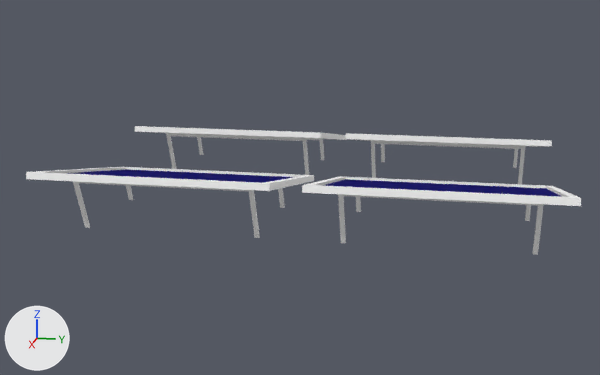
The Blender file Graphics/SolarPanels.blend, before and after one commit.
The view is the same before and after, from a 50 mm camera at (15.48, 2.5, 4.11) aimed at (0.22, -0.56, 0.29). The lights are fixed; the arrows at lower left show +X, +Y and +Z.

The scene before the commit, as lines of its bpy script (objects in view):
```python
ob_cube_001 = bpy.data.objects.new('Cube.001', me_cube_029)
ob_cube_001.location = (-2.16, -2.18, 0.87)
ob_cube_001.rotation_euler = (0.189, 0.0, 4.712)  # degrees (11, 0, 270)
ob_cube_001.scale = (1.93, 1.85, 1.03)
ob_cube_002 = bpy.data.objects.new('Cube.002', me_cube_020)
ob_cube_002.location = (-2.16, 2.16, 0.87)
ob_cube_002.rotation_euler = (0.189, 0.0, 4.712)  # degrees (11, 0, 270)
ob_cube_002.scale = (1.93, 1.85, 1.03)
ob_cube_003 = bpy.data.objects.new('Cube.003', me_cube_030)
ob_cube_003.location = (2.18, 2.16, 0.87)
ob_cube_003.rotation_euler = (0.189, 0.0, 4.712)  # degrees (11, 0, 270)
ob_cube_003.scale = (1.93, 1.85, 1.03)
ob_cube_004 = bpy.data.objects.new('Cube.004', me_cube_031)
ob_cube_004.location = (2.18, -2.18, 0.87)
ob_cube_004.rotation_euler = (0.189, 0.0, 4.712)  # degrees (11, 0, 270)
ob_cube_004.scale = (1.93, 1.85, 1.03)
```
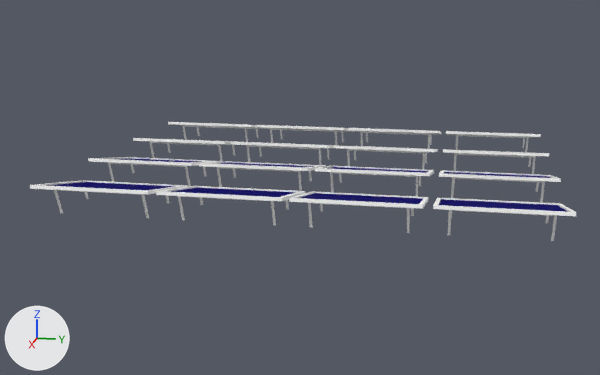
Edits to the bpy script that builds the scene:
```text
Change ob_cube_002:
    ob_cube_002.location: (-2.16, 2.16, 0.87) -> (-3.08, 3.08, 0.87)
    ob_cube_002.scale: (1.93, 1.85, 1.03) -> (0.964, 0.923, 0.516)
Change ob_cube_001:
    ob_cube_001.location: (-2.16, -2.18, 0.87) -> (-3.08, 1.01, 0.87)
    ob_cube_001.scale: (1.93, 1.85, 1.03) -> (0.964, 0.923, 0.516)
Change ob_cube_003:
    ob_cube_003.location: (2.18, 2.16, 0.87) -> (-1.02, 3.08, 0.87)
    ob_cube_003.scale: (1.93, 1.85, 1.03) -> (0.964, 0.923, 0.516)
Change ob_cube_004:
    ob_cube_004.location: (2.18, -2.18, 0.87) -> (-1.02, 1.01, 0.87)
    ob_cube_004.scale: (1.93, 1.85, 1.03) -> (0.964, 0.923, 0.516)
Add ob_cube_016:
    ob_cube_016 = bpy.data.objects.new('Cube.016', me_cube_031.copy())  # the mesh of ob_cube_004
    ob_cube_016.location = (3.1, -3.1, 0.87)
    ob_cube_016.rotation_euler = (0.189, 0.0, 4.712)  # degrees (11, 0, 270)
    ob_cube_016.scale = (0.964, 0.923, 0.516)
Add ob_cube_015:
    ob_cube_015 = bpy.data.objects.new('Cube.015', me_cube_031.copy())  # the mesh of ob_cube_004
    ob_cube_015.location = (3.1, -1.03, 0.87)
    ob_cube_015.rotation_euler = (0.189, 0.0, 4.712)  # degrees (11, 0, 270)
    ob_cube_015.scale = (0.964, 0.923, 0.516)
Add ob_cube_014:
    ob_cube_014 = bpy.data.objects.new('Cube.014', me_cube_031.copy())  # the mesh of ob_cube_004
    ob_cube_014.location = (1.04, -1.03, 0.87)
    ob_cube_014.rotation_euler = (0.189, 0.0, 4.712)  # degrees (11, 0, 270)
    ob_cube_014.scale = (0.964, 0.923, 0.516)
Add ob_cube_013:
    ob_cube_013 = bpy.data.objects.new('Cube.013', me_cube_031.copy())  # the mesh of ob_cube_004
    ob_cube_013.location = (1.04, -3.1, 0.87)
    ob_cube_013.rotation_euler = (0.189, 0.0, 4.712)  # degrees (11, 0, 270)
    ob_cube_013.scale = (0.964, 0.923, 0.516)
Add ob_cube_012:
    ob_cube_012 = bpy.data.objects.new('Cube.012', me_cube_031.copy())  # the mesh of ob_cube_004
    ob_cube_012.location = (3.1, 1.01, 0.87)
    ob_cube_012.rotation_euler = (0.189, 0.0, 4.712)  # degrees (11, 0, 270)
    ob_cube_012.scale = (0.964, 0.923, 0.516)
Add ob_cube_011:
    ob_cube_011 = bpy.data.objects.new('Cube.011', me_cube_031.copy())  # the mesh of ob_cube_004
    ob_cube_011.location = (3.1, 3.08, 0.87)
    ob_cube_011.rotation_euler = (0.189, 0.0, 4.712)  # degrees (11, 0, 270)
    ob_cube_011.scale = (0.964, 0.923, 0.516)
Add ob_cube_010:
    ob_cube_010 = bpy.data.objects.new('Cube.010', me_cube_031.copy())  # the mesh of ob_cube_004
    ob_cube_010.location = (1.04, 3.08, 0.87)
    ob_cube_010.rotation_euler = (0.189, 0.0, 4.712)  # degrees (11, 0, 270)
    ob_cube_010.scale = (0.964, 0.923, 0.516)
Add ob_cube_009:
    ob_cube_009 = bpy.data.objects.new('Cube.009', me_cube_031.copy())  # the mesh of ob_cube_004
    ob_cube_009.location = (1.04, 1.01, 0.87)
    ob_cube_009.rotation_euler = (0.189, 0.0, 4.712)  # degrees (11, 0, 270)
    ob_cube_009.scale = (0.964, 0.923, 0.516)
Add ob_cube_008:
    ob_cube_008 = bpy.data.objects.new('Cube.008', me_cube_031.copy())  # the mesh of ob_cube_004
    ob_cube_008.location = (-1.02, -3.1, 0.87)
    ob_cube_008.rotation_euler = (0.189, 0.0, 4.712)  # degrees (11, 0, 270)
    ob_cube_008.scale = (0.964, 0.923, 0.516)
Add ob_cube_007:
    ob_cube_007 = bpy.data.objects.new('Cube.007', me_cube_031.copy())  # the mesh of ob_cube_004
    ob_cube_007.location = (-1.02, -1.03, 0.87)
    ob_cube_007.rotation_euler = (0.189, 0.0, 4.712)  # degrees (11, 0, 270)
    ob_cube_007.scale = (0.964, 0.923, 0.516)
Add ob_cube_006:
    ob_cube_006 = bpy.data.objects.new('Cube.006', me_cube_031.copy())  # the mesh of ob_cube_004
    ob_cube_006.location = (-3.08, -1.03, 0.87)
    ob_cube_006.rotation_euler = (0.189, 0.0, 4.712)  # degrees (11, 0, 270)
    ob_cube_006.scale = (0.964, 0.923, 0.516)
Add ob_cube_005:
    ob_cube_005 = bpy.data.objects.new('Cube.005', me_cube_031.copy())  # the mesh of ob_cube_004
    ob_cube_005.location = (-3.08, -3.1, 0.87)
    ob_cube_005.rotation_euler = (0.189, 0.0, 4.712)  # degrees (11, 0, 270)
    ob_cube_005.scale = (0.964, 0.923, 0.516)
```

Where the change shows, as pixel boxes [x1, y1, x2, y2] in the pictures (600 x 375 px):
'Cube.003', moved, rescaled: before [302, 176, 581, 255]; after [443, 149, 549, 174]
'Cube.004', moved, rescaled (64% narrower, 64% shorter): before [26, 167, 314, 238]; after [334, 145, 438, 170]
'Cube.002', moved, rescaled: before [346, 133, 552, 185]; after [446, 131, 541, 152]
'Cube.001', moved, rescaled (56% narrower, 48% shorter): before [135, 126, 347, 175]; after [349, 128, 442, 153]
'Cube.011', added: after [433, 198, 576, 241]
'Cube.012', added: after [289, 191, 429, 233]
'Cube.015', added: after [156, 186, 305, 226]
'Cube.016', added: after [30, 180, 188, 218]
'Cube.010', added: after [439, 170, 561, 203]
'Cube.009', added: after [315, 166, 434, 197]
'Cube.014', added: after [199, 161, 326, 191]
'Cube.013', added: after [88, 157, 222, 187]
'Cube.007', added: after [232, 142, 342, 165]
'Cube.008', added: after [133, 138, 235, 162]
'Cube.006', added: after [257, 125, 355, 149]
'Cube.005', added: after [168, 122, 270, 142]
